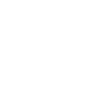
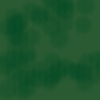
Layer changes from the first w=100, h=100 image to the second:
painted on "Layer 1" over (0, 0, 100, 100)
